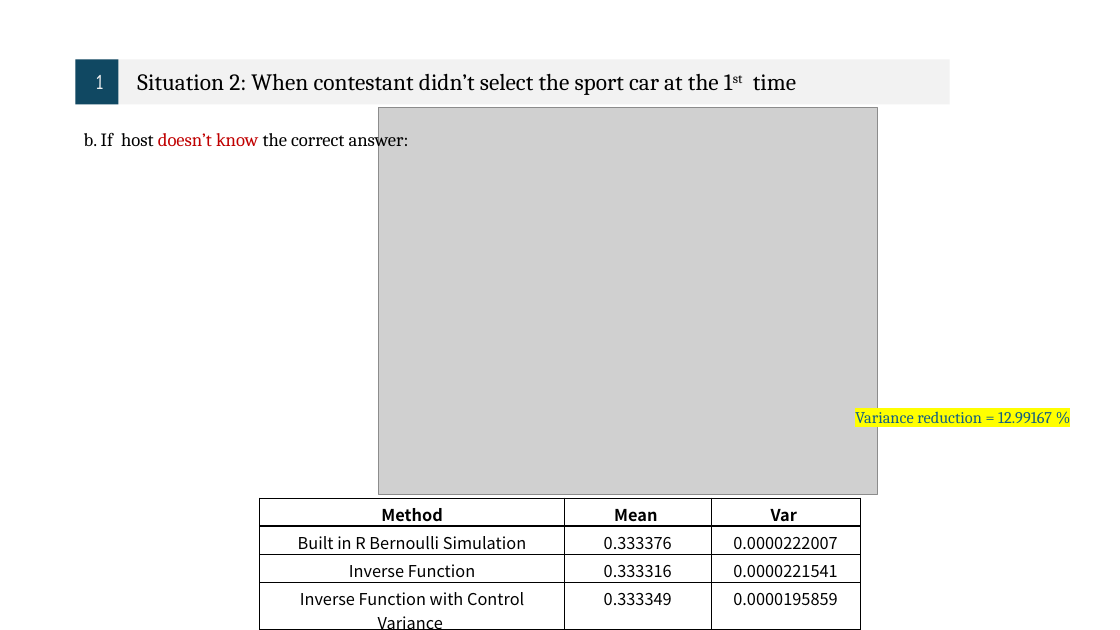
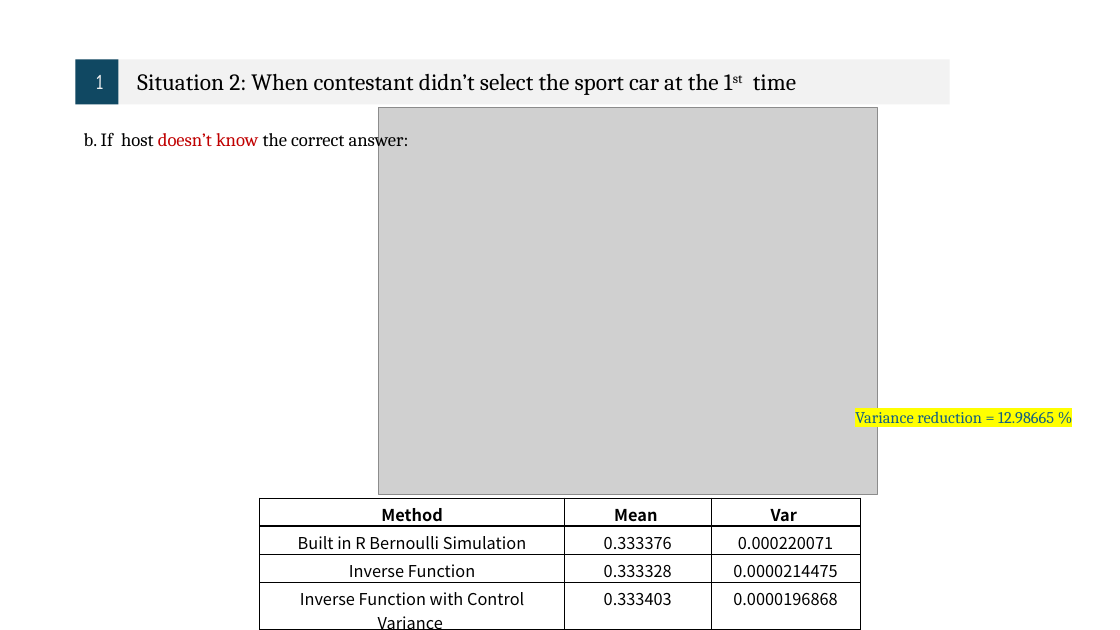
Before and after one commit to Sheena0210/monty-hall-simulation, a slide deck: slide 11 of 統計計算.pptx. Drawn at 1120x630 pixels with LibreOffice and Linux fonts; fonts in the diff are those of the drawing; grey boxes stand for pictures. Boxes give left, top, right and bottom in pixels: in the first picture for what was removed or moved away, otherwise in the second. Text is boxed around its words. In the diff, an @@ line names an element or a change of style, - is before the commit and + after.

```diff
--- a/統計計算.pptx
+++ b/統計計算.pptx
@@ text at bbox=[855, 411, 1054, 423]: text changed @@
-Variance reduction = 12.99167 %
+Variance reduction = 12.98665 %
@@ table at bbox=[260, 498, 860, 630] @@
-row 2, column 3: 0.0000222007
+row 2, column 3: 0.000220071
-row 3, column 2: 0.333316
+row 3, column 2: 0.333328
-row 3, column 3: 0.0000221541
+row 3, column 3: 0.0000214475
-row 4, column 2: 0.333349
+row 4, column 2: 0.333403
-row 4, column 3: 0.0000195859
+row 4, column 3: 0.0000196868
```
Also in this commit, not shown: 2 other slides changed.
